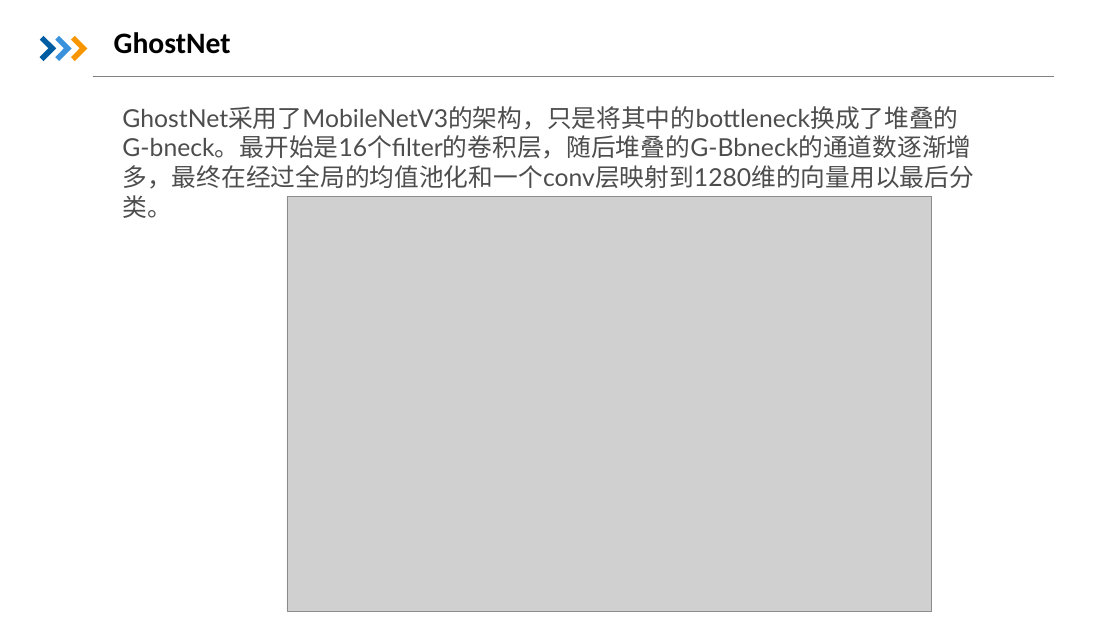
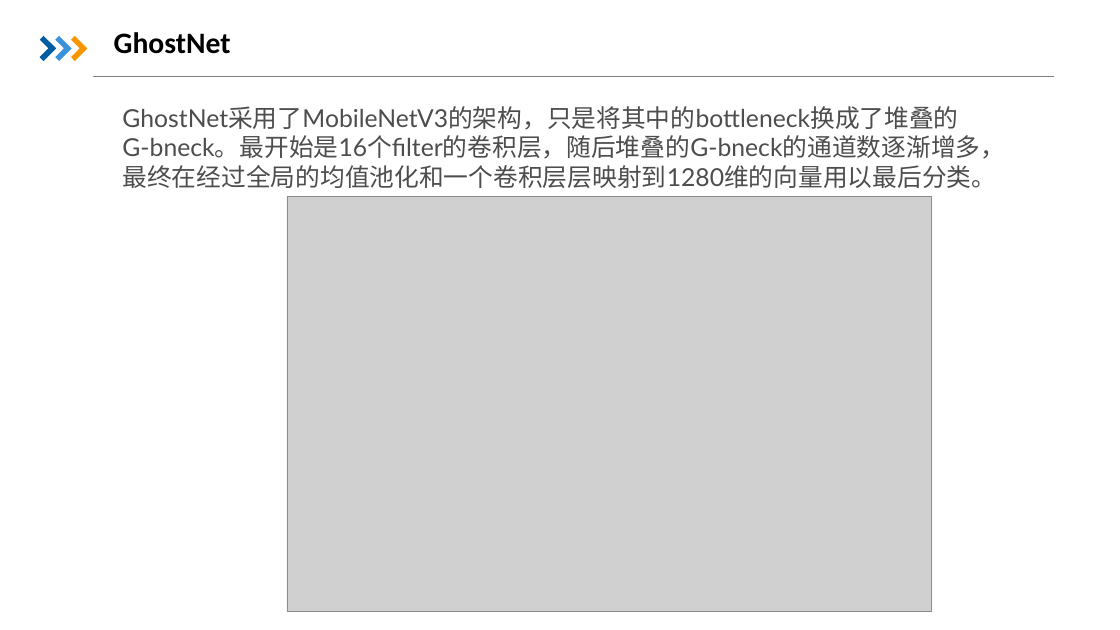
Before and after one commit to HEU-CS/new-database-liujiaqi, a slide deck: slide 11 of 刘嘉琪 S320060060.pptx. Drawn at 1120x630 pixels with LibreOffice and Linux fonts; fonts in the diff are those of the drawing; grey boxes stand for pictures; background and template pictures are left out. Boxes give left, top, right and bottom in pixels: in the first picture for what was removed or moved away, otherwise in the second. Text is boxed around its words. In the diff, an @@ line names an element or a change of style, - is before the commit and + after.

```diff
--- a/刘嘉琪 S320060060.pptx
+++ b/刘嘉琪 S320060060.pptx
@@ text at box(122, 135, 1005, 188): text changed @@
-G-bneck。最开始是16个filter的卷积层，随后堆叠的G-Bbneck的通道数逐渐增多，最终在经过全局的均值池化和一个conv层映射到1280维的向量用以最后分类。
+G-bneck。最开始是16个filter的卷积层，随后堆叠的G-bneck的通道数逐渐增多，最终在经过全局的均值池化和一个卷积层层映射到1280维的向量用以最后分类。
```
Also in this commit, not shown: 3 other slides changed.
